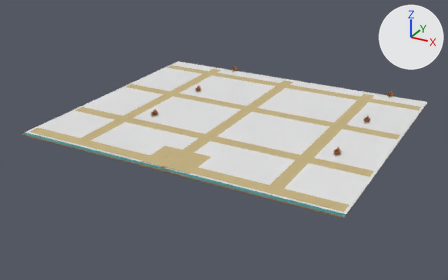
The Blender file maps/suphan-wilds.blend as it was, and as the next commit left it.
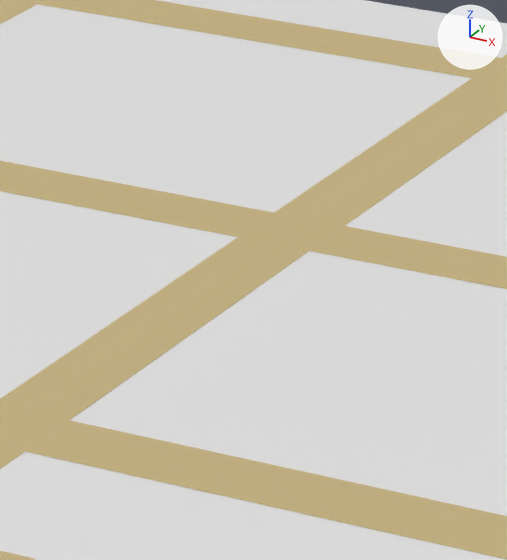
The first picture shows the older version from a camera (50 mm lens) standing at (201.0, -293.0, 172.0) and looking at (-5.0, 81.0, -15.0). The close-ups show the older and then the newer version on the part from 46% to 63% of the width and 27% to 56% of the height of that picture. Only the edits that show in the close-ups are written down. The lights are fixed; the arrows at upper right show +X, +Y and +Z.

Before the edit, the objects in view are built like this:
```python
me_expanded_ground_meadow_009 = bpy.data.meshes.new('Expanded ground meadow.009')
me_expanded_ground_meadow_009.from_pydata(...)  # 8 vertices, 6 faces; spans x -118.0..118.0, y -6.0..194.0, z 0.0
me_expanded_ground_meadow_009.materials.append(mat_meadow)  # white #e7e7e7
me_regional_avenues_sand_009 = bpy.data.meshes.new('Regional avenues sand.009')
me_regional_avenues_sand_009.from_pydata(...)  # 56 vertices, 42 faces; spans x -116.0..116.0, y -4.0..189.0, z 0.0
me_regional_avenues_sand_009.materials.append(mat_sand)  # beige #c6b381
ob_expanded_ground___meadow = bpy.data.objects.new('Expanded ground · meadow', me_expanded_ground_meadow_009)
ob_expanded_ground___meadow.location = (0.0, 0.0, 0.0)
ob_regional_avenues___sand = bpy.data.objects.new('Regional avenues · sand', me_regional_avenues_sand_009)
ob_regional_avenues___sand.location = (0.0, 0.0, 0.0)
```
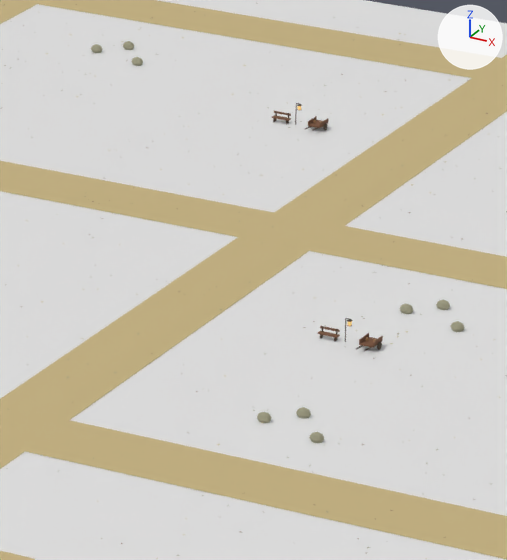
Diff of the bpy script that builds the scene:
```diff
--- a/maps/suphan-wilds.blend.py
+++ b/maps/suphan-wilds.blend.py
@@ me_market_handcarts_wood_dark_009 @@
+me_market_handcarts_wood_dark_009.from_pydata(...)  # 336 vertices, 204 faces; spans x -14.1..24.1, y 32.5..145.4, z 0.0..1.1
+me_market_handcarts_wood_dark_009.materials.append(mat_wood_dark)  # brown #473b2d
@@ me_market_handcarts_wood_009 @@
+me_market_handcarts_wood_009.from_pydata(...)  # 72 vertices, 54 faces; spans x -13.8..23.8, y 33.9..146.1, z 0.6..1.2
+me_market_handcarts_wood_009.materials.append(mat_wood)  # brown #765139
@@ me_village_lanterns_wood_dark_009 @@
+me_village_lanterns_wood_dark_009.from_pydata(...)  # 120 vertices, 84 faces; spans x -16.1..20.7, y 34.8..145.2, z 0.1..2.8
+me_village_lanterns_wood_dark_009.materials.append(mat_wood_dark)  # brown #473b2d
@@ me_district_benches_wood_dark_009 @@
+me_district_benches_wood_dark_009.from_pydata(...)  # 96 vertices, 72 faces; spans x -18.9..18.9, y 34.8..145.3, z 0.0..1.2
+me_district_benches_wood_dark_009.materials.append(mat_wood_dark)  # brown #473b2d
@@ me_district_benches_wood_009 @@
+me_district_benches_wood_009.from_pydata(...)  # 48 vertices, 36 faces; spans x -19.2..19.2, y 34.7..145.3, z 0.5..1.2
+me_district_benches_wood_009.materials.append(mat_wood)  # brown #765139
@@ me_forest_boulders_stone_003 @@
+me_forest_boulders_stone_003.from_pydata(...)  # 1044 vertices, 1296 faces; spans x -96.0..99.0, y 59.0..162.0, z 0.0..1.0
+me_forest_boulders_stone_003.materials.append(mat_stone)  # yellow #9b997f
@@ ob_market_handcarts___wood_dark @@
+ob_market_handcarts___wood_dark = bpy.data.objects.new('Market handcarts · wood_dark', me_market_handcarts_wood_dark_009)
+ob_market_handcarts___wood_dark.location = (0.0, 0.0, 0.0)
@@ ob_market_handcarts___wood @@
+ob_market_handcarts___wood = bpy.data.objects.new('Market handcarts · wood', me_market_handcarts_wood_009)
+ob_market_handcarts___wood.location = (0.0, 0.0, 0.0)
@@ ob_village_lanterns___wood_dark @@
+ob_village_lanterns___wood_dark = bpy.data.objects.new('Village lanterns · wood_dark', me_village_lanterns_wood_dark_009)
+ob_village_lanterns___wood_dark.location = (0.0, 0.0, 0.0)
@@ ob_district_benches___wood_dark @@
+ob_district_benches___wood_dark = bpy.data.objects.new('District benches · wood_dark', me_district_benches_wood_dark_009)
+ob_district_benches___wood_dark.location = (0.0, 0.0, 0.0)
@@ ob_district_benches___wood @@
+ob_district_benches___wood = bpy.data.objects.new('District benches · wood', me_district_benches_wood_009)
+ob_district_benches___wood.location = (0.0, 0.0, 0.0)
@@ ob_forest_boulders___stone @@
+ob_forest_boulders___stone = bpy.data.objects.new('Forest boulders · stone', me_forest_boulders_stone_003)
+ob_forest_boulders___stone.location = (0.0, 0.0, 0.0)
```

Location of each change, [x1, y1, x2, y2] in pixels of the close-ups (507 x 560 px):
'Forest boulders · stone', added: after [91, 41, 464, 443]
'Market handcarts · wood', added: after [308, 116, 383, 348]
'District benches · wood', added: after [272, 111, 340, 338]
'Market handcarts · wood_dark', added: after [305, 123, 382, 351]
'Village lanterns · wood_dark', added: after [295, 103, 353, 342]
'District benches · wood_dark', added: after [273, 111, 338, 342]
